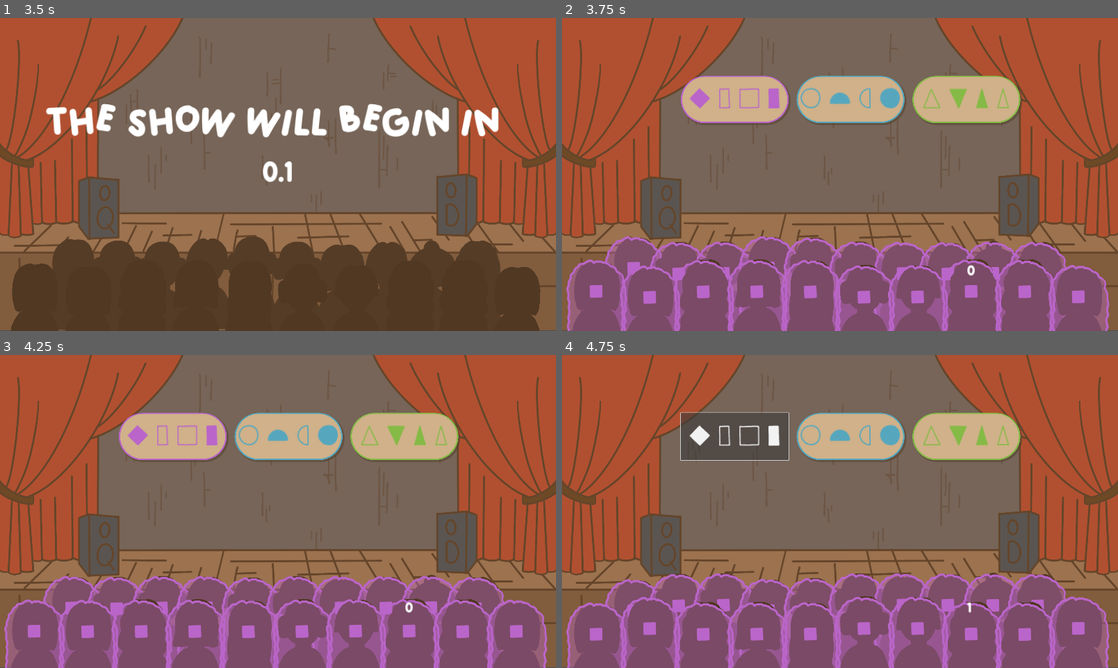
Above: before the commit, frames 1-4 (two rows, left to right).
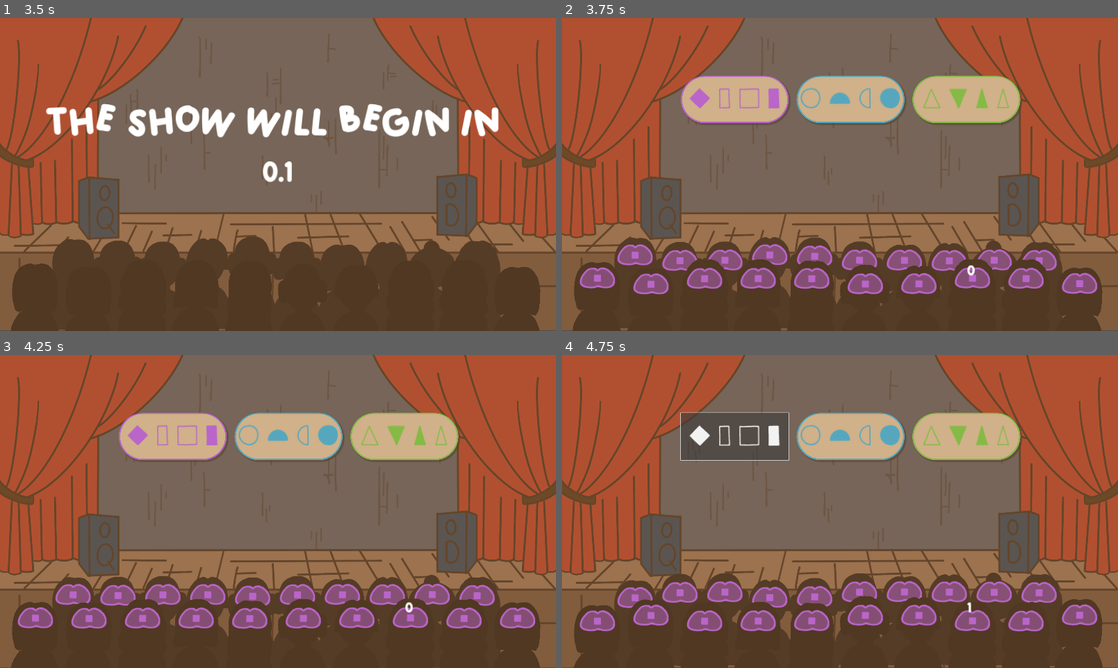
Above: after the commit, the same moments.

Repository: IridescenceFR/GlobalGameJam2024
Game: Godot game, scene res://Scenes/Main.tscn
Same seed, same stepped clock (60 frames per second), same inputs: the game is played once before the commit and once after it.
Inputs:
- Up to frame 1 (3.5 s): click "START" at 0.5 s; hold A (q_key_show) 1.28-2.03 s; tap A (q_key_show) at 2.1, 3.05 s; hold S (s_key_suppress) from 2.78 s (still down)
- Up to frame 2 (3.75 s): release S (s_key_suppress) at 3.53 s; tap A (q_key_show) at 3.6 s
- Up to frame 3 (4.25 s): no input
- Up to frame 4 (4.75 s): click "Y e a E" at 4.25 s

Frame 1 is identical in both runs. In frame 2, 22% of the frame differs, in the area x 0-99%, y 69-100%; in frame 3, 22%; in frame 4, 22%.

Commit message:
new aura

Diff:
--- a/Spectateur/Scripts/Spectator.gd
+++ b/Spectateur/Scripts/Spectator.gd
@@ -46,8 +46,8 @@
 
 # Called when the node enters the scene tree for the first time.
 func _ready():
-	auraArray = ["res://Spectateur/Sprites/violetHalo.png", "res://Spectateur/Sprites/greenHalo.png",
-	"res://Spectateur/Sprites/blueHalo.png"]
+	auraArray = ["res://Spectateur/Sprites/violetBrain.png", "res://Spectateur/Sprites/greenBrain.png",
+	"res://Spectateur/Sprites/blueBrain.png"]
 
 	#met une texture aléatoire au node SpectatorSprite2D
 	is_go_up = randi_range(0,1)
@@ -79,6 +79,7 @@
 
 func show_aura():
 	get_child(0).add_child(Sprite2D.new())
+	get_child(0).get_child(0).position.y -= 30
 	get_child(0).get_child(0).texture = load(auraArray[index_newAura])
 
 
Not shown: 1 places in Scenes/Main.tscn that only renumber resources
Binary file added: Spectateur/Sprites/blueBrain.png
Not shown, added: Spectateur/Sprites/blueBrain.png.import
Binary file added: Spectateur/Sprites/greenBrain.png
Not shown, added: Spectateur/Sprites/greenBrain.png.import
Binary file added: Spectateur/Sprites/violetBrain.png
Not shown, added: Spectateur/Sprites/violetBrain.png.import
